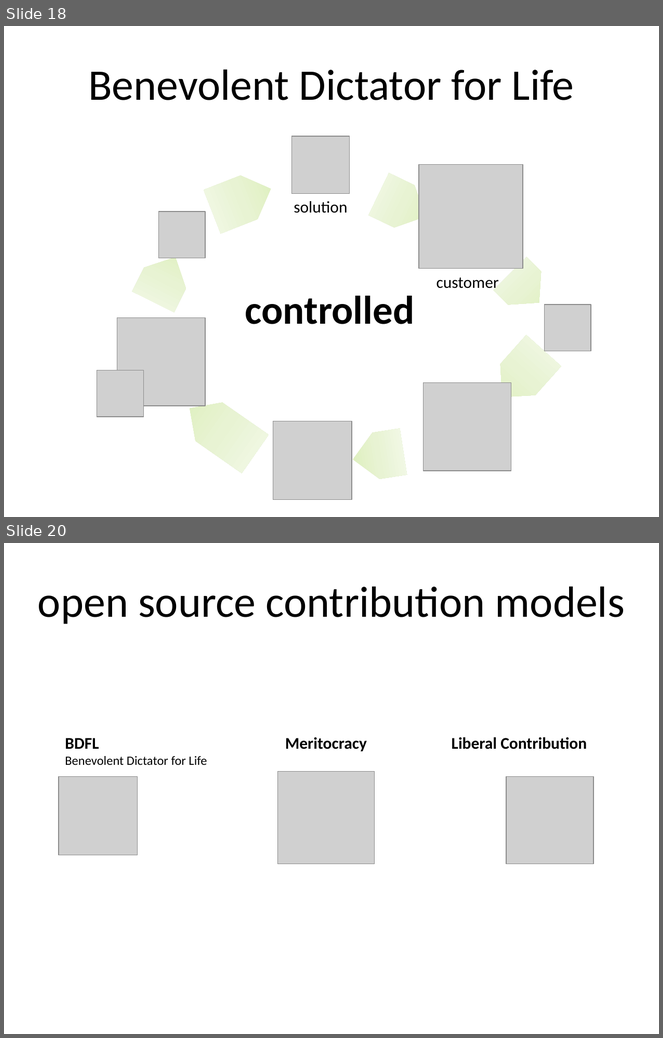
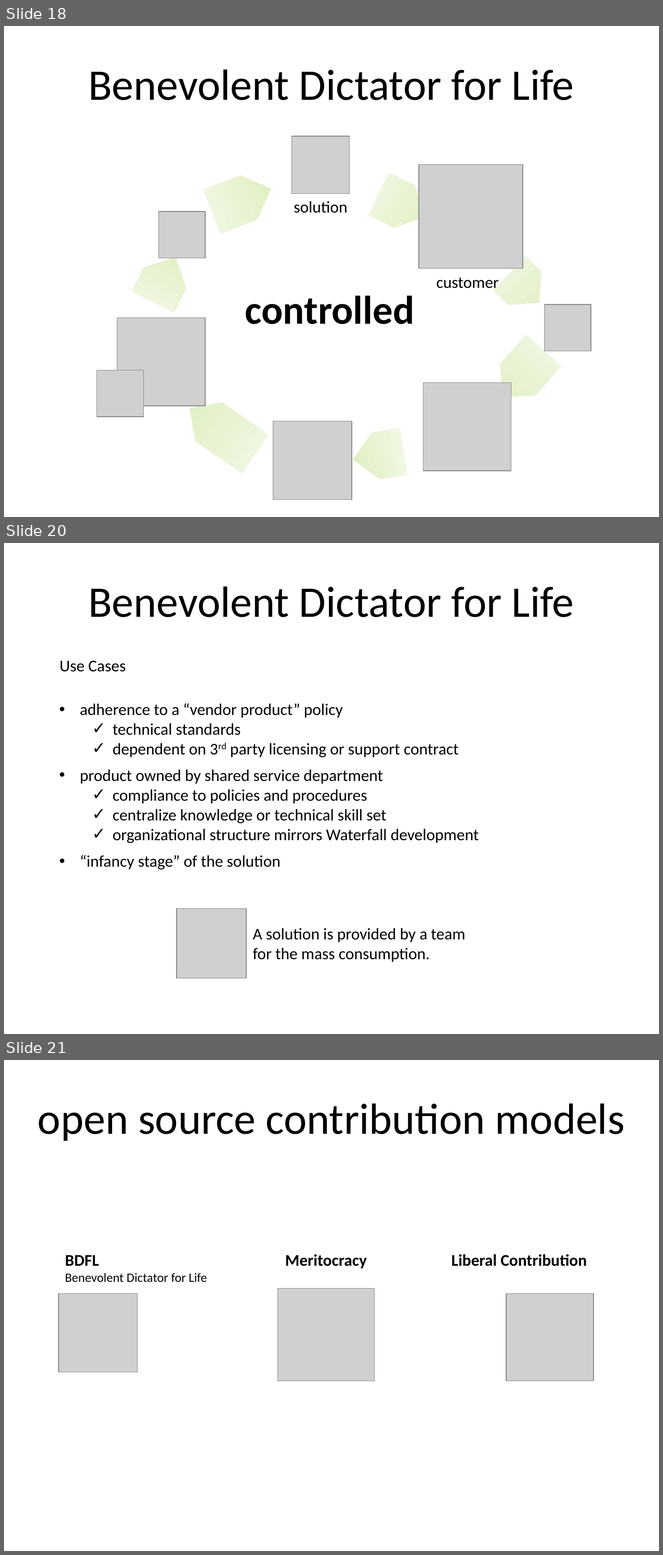
Before and after one commit to dsietz/open-source-model, a slide deck: Adopting the Open Source Model.pptx. Shown one above the other, each under a label of ours: slides 18 and 20 before the commit, slides 18, 20 and 21 after it; the slides between them are not shown. The pictures are 663x1038 and 663x1555 pixels, drawn with LibreOffice and Linux fonts; fonts in the diff are those of the drawing; grey boxes stand for pictures. Boxes give left, top, right and bottom in pixels: in the first picture for what was removed or moved away, otherwise in the second. Text is boxed around its words. In the diff, an @@ line names an element or a change of style, - is before the commit and + after.

```diff
--- a/Adopting the Open Source Model.pptx
+++ b/Adopting the Open Source Model.pptx
@@ slide 20 added at [4, 543, 659, 1034], background #FFFFFF @@
@@ text added at [88, 586, 574, 617], 48 pt, text #000000 @@
+Benevolent Dictator for Life
@@ text added at [60, 661, 126, 672], 18 pt, text #000000 @@
+Use Cases
@@ text added at [80, 703, 459, 758], 18 pt, text #000000 @@
+• adherence to a “vendor product” policy
+  ✓ technical standards
+  ✓ dependent on 3rd party licensing or support contract
@@ text added at [80, 770, 479, 844], 18 pt, text #000000 @@
+• product owned by shared service department
+  ✓ compliance to policies and procedures
+  ✓ centralize knowledge or technical skill set
+  ✓ organizational structure mirrors Waterfall development
@@ text added at [80, 855, 281, 870], 18 pt, text #000000 @@
+• “infancy stage” of the solution
@@ picture added at [176, 909, 246, 978] @@
@@ text added at [253, 928, 465, 962], 18 pt, text #000000 @@
+A solution is provided by a team for the mass consumption.
@@ what was slide 20 is now slide 21 @@
```
Also in this commit, not shown: 5 slides changed, 13 other slides added, 1 slide removed.
